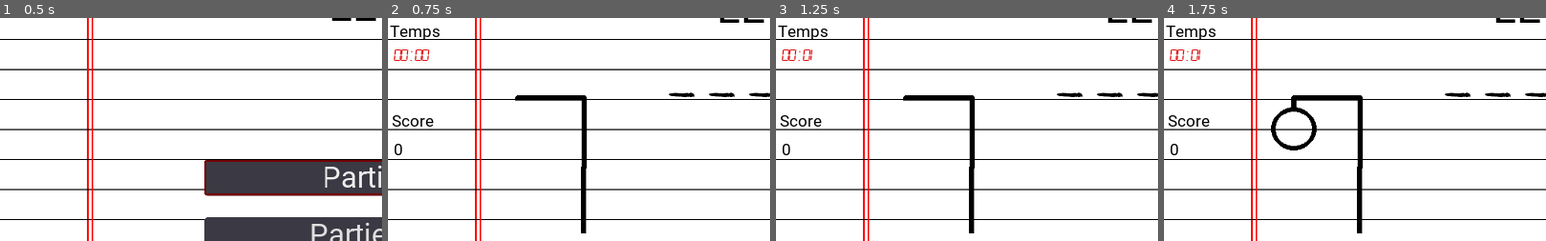
Above: before the commit, frames 1-4 (left to right).
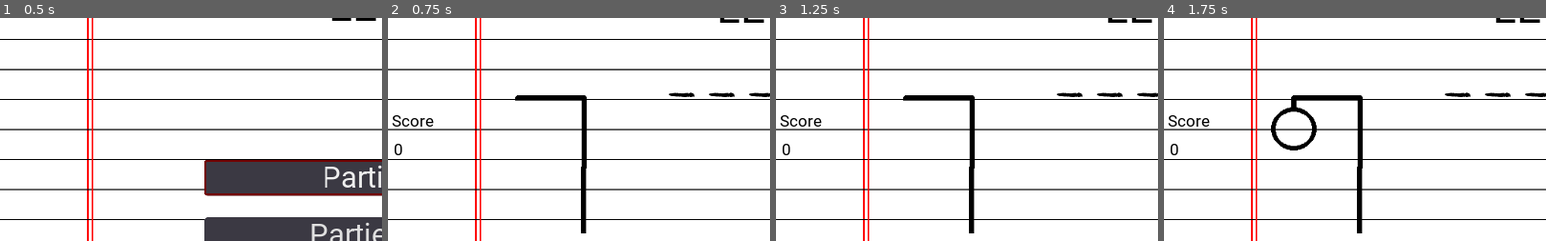
Above: after the commit, the same moments.

Repository: Jelared/Project-Jeu_du_Pendu
Game: Godot game, scene res://scenes/Menu.tscn
Same seed, same stepped clock (60 frames per second), same inputs: the game is played once before the commit and once after it.
Inputs:
- Up to frame 1 (0.5 s): no input
- Up to frame 2 (0.75 s): click "Partie avec points" at 0.5 s
- Up to frame 3 (1.25 s): no input
- Up to frame 4 (1.75 s): click "A" at 1.25 s
The pictures show only the part of the screen within x 0-50%, y 9-58%; the shares and areas given below are measured in that part.

Frame 1 is identical in both runs. In frame 2, 0.5% of the frame differs, in the area x 0-14%, y 3-20%; in frame 3, 0.5%; in frame 4, 0.5%.

Commit message:
update 04-10-2022
Nettoyage du code Main2

Diff:
--- a/Autoload/GameValue.tscn
+++ b/Autoload/GameValue.tscn
@@ -1,18 +1,8 @@
-[gd_scene load_steps=9 format=2]
+[gd_scene load_steps=6 format=2]
 
 [ext_resource path="res://font/Interface_font.ttf" type="DynamicFontData" id=1]
 [ext_resource path="res://scripts/chrono.gd" type="Script" id=2]
 [ext_resource path="res://Sprites/Page.png" type="Texture" id=3]
-[ext_resource path="res://font/Chrono_font.TTF" type="DynamicFontData" id=4]
-
-[sub_resource type="DynamicFont" id=2]
-size = 22
-font_data = ExtResource( 1 )
-
-[sub_resource type="DynamicFont" id=1]
-size = 25
-extra_spacing_char = -2
-font_data = ExtResource( 4 )
 
 [sub_resource type="DynamicFont" id=3]
 size = 22
@@ -29,29 +19,6 @@
 position = Vector2( 546, 662 )
 scale = Vector2( 0.5, 0.5 )
 texture = ExtResource( 3 )
-
-[node name="Chrono_canva" type="CanvasLayer" parent="."]
-visible = false
-
-[node name="Titre_temps" type="Label" parent="Chrono_canva"]
-margin_left = 3.0
-margin_top = 56.0
-margin_right = 118.0
-margin_bottom = 92.0
-custom_colors/font_color = Color( 0, 0, 0, 1 )
-custom_fonts/font = SubResource( 2 )
-text = "Temps"
-
-[node name="temps" type="Label" parent="Chrono_canva"]
-margin_left = 6.0
-margin_top = 88.0
-margin_right = 122.0
-margin_bottom = 130.0
-custom_colors/font_color = Color( 0.878431, 0.0745098, 0.0745098, 1 )
-custom_fonts/font = SubResource( 1 )
-text = "00:00"
-align = 3
-valign = 3
 
 [node name="Score_canva" type="CanvasLayer" parent="."]
 visible = false
--- a/scenes/Main2.tscn
+++ b/scenes/Main2.tscn
@@ -12,7 +12,6 @@
 [ext_resource path="res://Sprites/SP0.png" type="Texture" id=10]
 [ext_resource path="res://Styles/Menu_boutton.tres" type="StyleBox" id=11]
 [ext_resource path="res://Sprites/Page.png" type="Texture" id=13]
-[ext_resource path="res://font/Fin_font.ttf" type="DynamicFontData" id=14]
 [ext_resource path="res://font/Interface_font.ttf" type="DynamicFontData" id=15]
 
 [sub_resource type="DynamicFont" id=60]
@@ -199,12 +198,17 @@
 "speed": 5.0
 } ]
 
-[sub_resource type="DynamicFont" id=4]
-size = 30
-font_data = ExtResource( 14 )
-
 [sub_resource type="DynamicFont" id=61]
 font_data = ExtResource( 15 )
+
+[sub_resource type="DynamicFont" id=62]
+font_data = ExtResource( 15 )
+
+[sub_resource type="InputEventKey" id=63]
+scancode = 32
+
+[sub_resource type="ShortCut" id=64]
+shortcut = SubResource( 63 )
 
 [node name="Main" type="Control"]
 anchor_right = 1.0
@@ -538,22 +542,6 @@
 position = Vector2( 200, 230 )
 frames = SubResource( 1 )
 
-[node name="Gameover" type="RichTextLabel" parent="."]
-margin_left = 5.0
-margin_top = 124.0
-margin_right = 133.0
-margin_bottom = 164.0
-custom_colors/default_color = Color( 0.94902, 0.0941176, 0.0941176, 1 )
-custom_fonts/normal_font = SubResource( 4 )
-
-[node name="Motsuivant" type="RichTextLabel" parent="."]
-margin_left = 5.0
-margin_top = 124.0
-margin_right = 133.0
-margin_bottom = 164.0
-custom_colors/default_color = Color( 0.176471, 0.65098, 0.113725, 1 )
-custom_fonts/normal_font = SubResource( 4 )
-
 [node name="Menu" type="Button" parent="."]
 margin_left = 5.0
 margin_top = 527.0
@@ -564,4 +552,14 @@
 custom_styles/normal = ExtResource( 5 )
 text = "Menu"
 
+[node name="Nbdemots" type="Button" parent="."]
+visible = false
+margin_left = 390.0
+margin_top = 473.0
+margin_right = 710.0
+margin_bottom = 526.0
+custom_fonts/font = SubResource( 62 )
+shortcut = SubResource( 64 )
+expand_icon = true
+
 [connection signal="button_up" from="Menu" to="." method="_on_Menu_button_up"]
--- a/scripts/Main2.gd
+++ b/scripts/Main2.gd
@@ -1,4 +1,4 @@
-##Main 2
+##Main 2##
 
 
 extends Control
@@ -13,9 +13,7 @@
 var affichage = [] #Array avec les lettres trouvées
 var affichage_ = "" #String avec les lettres trouvées
 var perdu = 1
-var time = 0 #Début du timer
 var score = 0 #score
-var top_on = false
 
 #Listes des mots
 var list = get_from_json("liste.json")
@@ -29,22 +27,26 @@
 	initialisation()
 	bouttons()
 	frame()
-	affichage_chr_scor()
-	top()
+	affichage_scor()
 
 
-#appel de la frame sauvegardé (à partir de l'autoload)
+
+#################################################################################################
+#Gestion de l'autoload
+
+
+#appel de la frame sauvegardé (à partir de l'autoload) => utiliser qd on passe au mot suivant lors du reload
 func frame():
 	var Frame = GameValue.FrameValeur
 	$Pendu.frame = Frame
 
-func affichage_chr_scor() :
+#appel du score sauvegardé (à partir de l'autoload) => utiliser qd on passe au mot suivant lors du reload
+func affichage_scor() :
 	GameValue.affichage_game_value()
 
-#Chronomètre (à partir de l'autoload)
-func top():
-	if (top_on):
-		GameValue.chronodepart()
+
+##################################################################################################
+#demarrage du jeux
 
 
 ##Lettres avec boutons ou clavier (grâce au raccourcie dans les bouttons) : L'appuie sur un bouton envoie un signal
@@ -85,13 +87,16 @@
 		print (affichage)
 
 
+##################################################################################################
+#Fonction du test
+
+
+
 #test pour la lettre choisie
 func test():
 	var position_L = mot_separeL.find(lettre_clavier)
 	if position_L == -1:
 		Musicontroler.rate()
-		print("no")
-		print (position_L)
 		pendu()
 	else :
 		while position_L > -1: #boucle pour vérifier s'il existe plusieurs fois la lettre
@@ -103,12 +108,16 @@
 				$Affichage.text = affichage_
 			position_L = mot_separeL.find(lettre_clavier,position_L+1) # suite la boucle qui décale la position de 1 pour vérif
 			gagner()
-			print("ok")
 			print (mot_separeL.find(lettre_clavier))
 			print (affichage)
 
 
-#Comptage de perte/Game-Over
+
+##################################################################################################
+#Si erreur
+
+
+#Comptage du nombre d'erreur et affichage de la frame correspondant
 func pendu():
 	if perdu < 7 :
 		#Mise en mémoire de la frame
@@ -117,44 +126,47 @@
 		$Pendu.frame = Frame
 		perdu += 1
 	if perdu == 7 :
-		$Gameover.text = "PERDU"
 		recommencer()
-
-
-#Affichage gagner
-func gagner():
-	var a = mot_separeL
-	print("g")
-	var b = affichage
-	if a==b :
-		GameValue.addpoint()
-		$Motsuivant.text = "MOT SUIVANT"
-		yield(get_tree().create_timer(1.0), "timeout")
-		relance()
 
 
 #Bouton de relance du jeux en entier
 func recommencer():
 	$Container.visible = false #dispartion des boutons des lettres
-	var buttonR = Button.new()
-	buttonR.text = "Rejouer"
-	buttonR.anchor_left = 0.45
-	buttonR.anchor_top = 0.8
-	buttonR.rect_size.y = 50
-	buttonR.rect_size.x = 200
-	buttonR.connect("pressed", self, "rejouer")
-	add_child(buttonR)
+	$Nbdemots.visible = true
+	score = GameValue.ScoreValeur
+	$Nbdemots.text = "Vous avez trouvé : %s mots (cliquez ici pour rejouer ou espace)" % score
+	$Nbdemots.connect("pressed", self, "rejouer")
+
 
 #redemarrage du jeux en entier
 func rejouer():
-	top_on = true
 	GameValue.reset()
 	get_tree().reload_current_scene()
 
-#mot suivant après avaoir gagner un point de score
+
+##################################################################################################
+#Si mot trouvé
+
+
+
+#Gain de 1 point
+func gagner():
+	var a = mot_separeL
+	var b = affichage
+	if a==b :
+		GameValue.addpoint()
+		yield(get_tree().create_timer(1.0), "timeout")
+		relance()
+
+
+#mot suivant (après avaoir gagner un point de score)
 func relance():
-	top_on = false
 	get_tree().reload_current_scene()
+
+
+
+##################################################################################################
+#Liste de mot
 
 
 # Importation json
@@ -166,6 +178,12 @@
 	file.close()
 	return data
 
+
+
+##################################################################################################
+#Bouton interface
+
 #Boutton de retour menu
 func _on_Menu_button_up() -> void:
+	GameValue.reset()
 	get_tree().change_scene("res://scenes/Menu.tscn")
--- a/scripts/Menu.gd
+++ b/scripts/Menu.gd
@@ -4,7 +4,6 @@
 
 func _ready() -> void:
 	$MarginContainer/HBoxContainer/classique.grab_focus()
-	GameValue.disparition_game_value()
 
 
 func _on_classique_button_up() -> void:
--- a/scripts/chrono.gd
+++ b/scripts/chrono.gd
@@ -1,29 +1,9 @@
 extends Node
 
 
-var time = 0 #Début du timer
-var time_stop = true
+
 var ScoreValeur = 0
 var FrameValeur = 0
-var secs
-var mins
-
-func menu_reset():
-	print("menu reset")
-	time_stop = true
-	$Score_canva/Points.text = "0"
-
-#Chronomètre ecoulement
-func _process(delta):
-	time += delta
-	var secs = fmod(time,60)
-	var mins = fmod (time,60*60)/60
-	var timed = "%02d : %02d" % [mins,secs]
-	$Chrono_canva/temps.text = timed
-
-
-func chronodepart():
-	time = 0
 
 #Score
 func addpoint():
@@ -36,14 +16,16 @@
 func addframe():
 	FrameValeur += 1
 
+
+
 func reset():
 	print("reset")
+	$Score_canva.visible = false
 	$Score_canva/Points.text = "0"
+	FrameValeur = 0
+
+
+
 
 func affichage_game_value():
-	$Chrono_canva.visible = true
 	$Score_canva.visible = true
-
-func disparition_game_value():
-	$Chrono_canva.visible = false
-	$Score_canva.visible = false
Not shown: 1 places in scenes/Main2.tscn that only renumber resources
